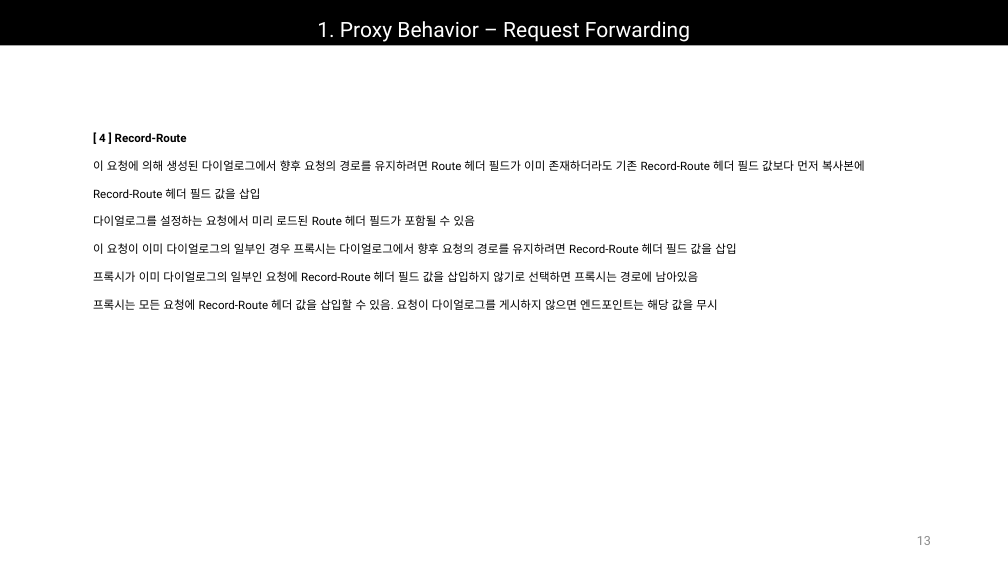
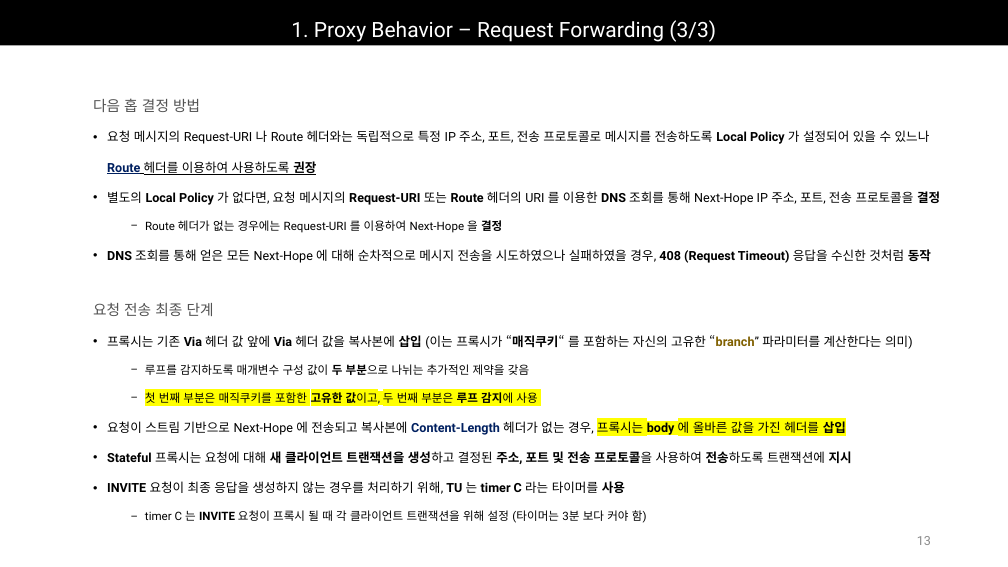
Before and after one commit to Epsilonely/SIP-Survey, a slide deck: slide 13 of 세미나 3차.pptx. Drawn at 1008x567 pixels with LibreOffice and Linux fonts; fonts in the diff are those of the drawing. Boxes give left, top, right and bottom in pixels: in the first picture for what was removed or moved away, otherwise in the second. Text is boxed around its words. In the diff, an @@ line names an element or a change of style, - is before the commit and + after.

```diff
--- a/세미나 3차.pptx
+++ b/세미나 3차.pptx
@@ title at bbox=[291, 20, 716, 42]: text changed @@
-1. Proxy Behavior – Request Forwarding
+1. Proxy Behavior – Request Forwarding (3/3)
@@ text added at bbox=[93, 98, 940, 263], 12 pt, text #000000 @@
+다음 홉 결정 방법
+• 요청 메시지의 Request-URI 나 Route 헤더와는 독립적으로 특정 IP 주소, 포트, 전송 프로토콜로 메시지를 전송하도록 Local Policy 가 설정되어 있을 수 있느나
+  Route 헤더를 이용하여 사용하도록 권장
+• 별도의 Local Policy 가 없다면, 요청 메시지의 Request-URI 또는 Route 헤더의 URI 를 이용한 DNS 조회를 통해 Next-Hope IP 주소, 포트, 전송 프로토콜을 결정
+  − Route 헤더가 없는 경우에는 Request-URI 를 이용하여 Next-Hope 을 결정
+• DNS 조회를 통해 얻은 모든 Next-Hope 에 대해 순차적으로 메시지 전송을 시도하였으나 실패하였을 경우, 408 (Request Timeout) 응답을 수신한 것처럼 동작
@@ text removed at bbox=[93, 133, 865, 310] @@
-[ 4 ] Record-Route
-이 요청에 의해 생성된 다이얼로그에서 향후 요청의 경로를 유지하려면 Route 헤더 필드가 이미 존재하더라도 기존 Record-Route 헤더 필드 값보다 먼저 복사본에
-Record-Route 헤더 필드 값을 삽입
-다이얼로그를 설정하는 요청에서 미리 로드된 Route 헤더 필드가 포함될 수 있음
-이 요청이 이미 다이얼로그의 일부인 경우 프록시는 다이얼로그에서 향후 요청의 경로를 유지하려면 Record-Route 헤더 필드 값을 삽입
-프록시가 이미 다이얼로그의 일부인 요청에 Record-Route 헤더 필드 값을 삽입하지 않기로 선택하면 프록시는 경로에 남아있음
-프록시는 모든 요청에 Record-Route 헤더 값을 삽입할 수 있음. 요청이 다이얼로그를 게시하지 않으면 엔드포인트는 해당 값을 무시
@@ text added at bbox=[93, 303, 913, 523], 12 pt, text #000000 @@
+요청 전송 최종 단계
+• 프록시는 기존 Via 헤더 값 앞에 Via 헤더 값을 복사본에 삽입 (이는 프록시가 “매직쿠키“ 를 포함하는 자신의 고유한 “branch” 파라미터를 계산한다는 의미)
+  − 루프를 감지하도록 매개변수 구성 값이 두 부분으로 나뉘는 추가적인 제약을 갖음
+  − 첫 번째 부분은 매직쿠키를 포함한 고유한 값이고, 두 번째 부분은 루프 감지에 사용
+• 요청이 스트림 기반으로 Next-Hope 에 전송되고 복사본에 Content-Length 헤더가 없는 경우, 프록시는 body 에 올바른 값을 가진 헤더를 삽입
+• Stateful 프록시는 요청에 대해 새 클라이언트 트랜잭션을 생성하고 결정된 주소, 포트 및 전송 프로토콜을 사용하여 전송하도록 트랜잭션에 지시
+• INVITE 요청이 최종 응답을 생성하지 않는 경우를 처리하기 위해, TU 는 timer C 라는 타이머를 사용
+  − timer C 는 INVITE 요청이 프록시 될 때 각 클라이언트 트랜잭션을 위해 설정 (타이머는 3분 보다 커야 함)
```
Also in this commit, not shown: 8 other slides changed, 2 slides added, 1 other file.
